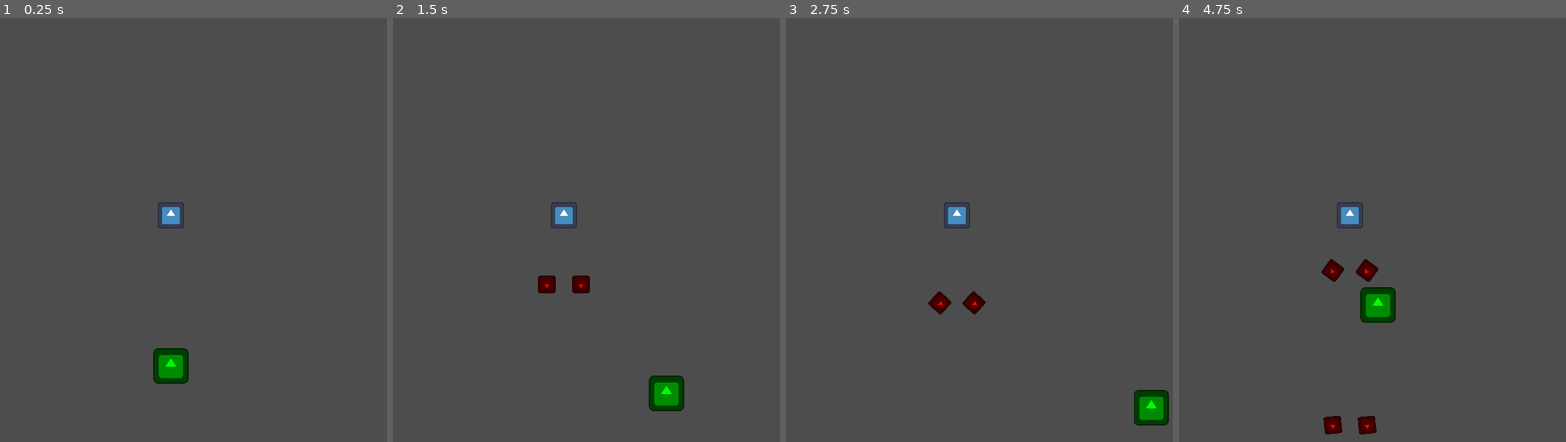
Above: before the commit, frames 1-4 (left to right).
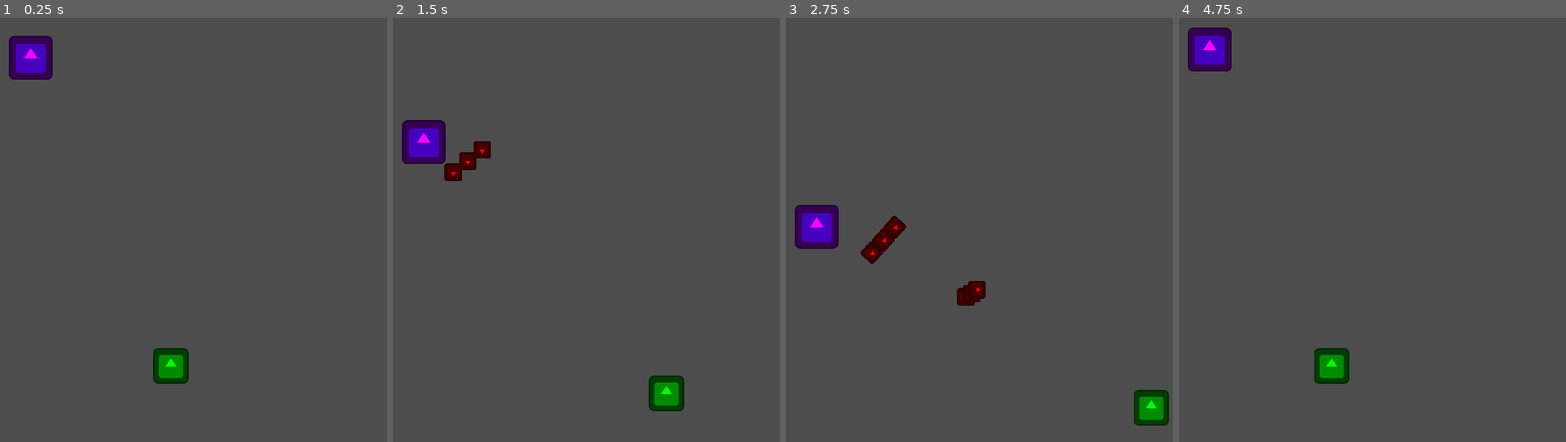
Above: after the commit, the same moments.

Repository: Zeroeth-0/Gatogun
Game: Godot game, scene res://scenes/levels/world.tscn
Two runs of this game, one before a commit and one after it. Both use one fixed random seed, a clock stepped at 60 frames per second and the inputs below. The engine's default icon, where the game draws it, is replaced by a stand-in: a white triangle on a blue panel in a dark square.
Inputs:
- Up to frame 1 (0.25 s): no input
- Up to frame 2 (1.5 s): hold D (RIGHT) 0.53-1.28 s; hold S (DOWN) from 1.28 s (still down)
- Up to frame 3 (2.75 s): release S (DOWN) at 2.03 s; hold D (RIGHT) from 2.03 s (still down)
- Up to frame 4 (4.75 s): release D (RIGHT) at 2.78 s; hold W (UP) 2.78-3.53 s; hold A (LEFT) from 3.53 s (still down)

The runs differ from the first frame. In frame 1, 1.4% of the frame differs, in the area x 2-48%, y 4-50%; in frame 2, 2.3%; in frame 3, 2.5%; in frame 4, 3.6%, in the area x 2-57%, y 2-99%.

Commit message:
Enemy movement

Diff:
--- a/project.godot
+++ b/project.godot
@@ -19,6 +19,7 @@
 
 INPUT="*res://utils/InputManager.gd"
 GETPLAYER="*res://utils/GetPlayer.gd"
+SCROLL="*res://utils/ScrollManager.gd"
 
 [display]
 
@@ -28,6 +29,10 @@
 [dotnet]
 
 project/assembly_name="Gatodius"
+
+[editor]
+
+movie_writer/movie_file="C:/Users/Amós/Desktop/GameDev/Proyectos/Movies/Gatodius_mov.avi"
 
 [input]
 
--- /dev/null
+++ b/scenes/enemies/enemy.tscn
@@ -0,0 +1,27 @@
+[gd_scene load_steps=5 format=3 uid="uid://45jy2ekapnll"]
+
+[ext_resource type="Texture2D" uid="uid://cuojt0mdh67vh" path="res://icon.svg" id="1_ff2ik"]
+[ext_resource type="Script" path="res://source/enemies/enemy.gd" id="1_nfbc7"]
+[ext_resource type="PackedScene" uid="uid://cwod13co6stfe" path="res://scenes/weapons/emitter.tscn" id="3_3fkqk"]
+
+[sub_resource type="RectangleShape2D" id="RectangleShape2D_jtchi"]
+
+[node name="Enemy" type="CharacterBody2D"]
+script = ExtResource("1_nfbc7")
+
+[node name="Sprite2D" type="Sprite2D" parent="."]
+modulate = Color(1, 0, 1, 1)
+scale = Vector2(0.5, 0.5)
+texture = ExtResource("1_ff2ik")
+
+[node name="CollisionShape2D" type="CollisionShape2D" parent="."]
+shape = SubResource("RectangleShape2D_jtchi")
+disabled = true
+debug_color = Color(1, 0, 0, 0.419608)
+
+[node name="Emitter" parent="." instance=ExtResource("3_3fkqk")]
+type = 1
+dirDuration = 0.1
+aimAtPlayer = true
+parallel = true
+arms = 3
--- a/scenes/levels/world.tscn
+++ b/scenes/levels/world.tscn
@@ -1,16 +1,12 @@
-[gd_scene load_steps=4 format=3 uid="uid://bu4plpf86f1x1"]
+[gd_scene load_steps=3 format=3 uid="uid://bu4plpf86f1x1"]
 
-[ext_resource type="PackedScene" uid="uid://dha3ds2h57s2b" path="res://scenes/bullets/bullet.tscn" id="1_xpsw6"]
-[ext_resource type="PackedScene" uid="uid://cwod13co6stfe" path="res://scenes/weapons/emitter.tscn" id="3_8gymy"]
+[ext_resource type="PackedScene" uid="uid://45jy2ekapnll" path="res://scenes/enemies/enemy.tscn" id="4_kt6bt"]
 [ext_resource type="PackedScene" uid="uid://dnm46gsra70ug" path="res://scenes/player/cat_player.tscn" id="4_nvx4x"]
 
 [node name="World" type="Node2D"]
 
-[node name="Emitter" parent="." instance=ExtResource("3_8gymy")]
-position = Vector2(317, 317)
-bulletScene = ExtResource("1_xpsw6")
-parallel = true
-arms = 2
-
 [node name="CatPlayer" parent="." groups=["Player"] instance=ExtResource("4_nvx4x")]
 position = Vector2(317, 537)
+
+[node name="Enemy" parent="." instance=ExtResource("4_kt6bt")]
+position = Vector2(112, 62)
--- a/scenes/player/cat_player.tscn
+++ b/scenes/player/cat_player.tscn
@@ -18,6 +18,7 @@
 [node name="CollisionShape2D" type="CollisionShape2D" parent="."]
 scale = Vector2(0.4, 0.4)
 shape = SubResource("RectangleShape2D_klkvo")
+disabled = true
 debug_color = Color(0, 1, 0, 0.419608)
 
 [node name="Hurtbox" type="Area2D" parent="."]
--- a/scenes/weapons/emitter.tscn
+++ b/scenes/weapons/emitter.tscn
@@ -1,11 +1,6 @@
-[gd_scene load_steps=3 format=3 uid="uid://cwod13co6stfe"]
+[gd_scene load_steps=2 format=3 uid="uid://cwod13co6stfe"]
 
 [ext_resource type="Script" path="res://source/weapons/emitter.gd" id="1_5biob"]
-[ext_resource type="Texture2D" uid="uid://cuojt0mdh67vh" path="res://icon.svg" id="1_g2hru"]
 
 [node name="Emitter" type="Marker2D"]
 script = ExtResource("1_5biob")
-
-[node name="Sprite2D" type="Sprite2D" parent="."]
-scale = Vector2(0.3, 0.3)
-texture = ExtResource("1_g2hru")
--- /dev/null
+++ b/source/enemies/enemy.gd
@@ -0,0 +1,163 @@
+extends CharacterBody2D
+
+# Definir los tipos de movimiento
+enum MoveType { STRAIGHT, # Implementado
+				SINUSOIDAL,
+				OSCILLATE,
+				BREATH,
+				BLOCK,
+				CURVE, # Implementado
+				CIRCULAR, # Implementado
+				TOWARDS_PLAYER, # Implementado
+				LEAVE, # Implementado
+				LEAVE_SIDE, # Implementado
+				STILL # Implementado
+}
+
+# Parámetros generales
+@export var intensity = 10
+enum Direction { NORTH, WEST, SOUTH, EAST }
+@export var directionEnum: Direction = Direction.SOUTH # Implementado
+var DIRECTION_MAP = {
+	Direction.NORTH: Vector2(0, -1).normalized(),
+	Direction.SOUTH: Vector2(0, 1).normalized(),
+	Direction.WEST: Vector2(-1, 0).normalized(),
+	Direction.EAST: Vector2(1, 0).normalized()
+}
+var direction: Vector2 = Vector2(0, 1)
+enum Handedness { LEFT, RIGHT }
+@export var handedness = Handedness.RIGHT
+@export_range(0, 90, 15) var deviationAngle: int = 45
+
+@export_category("CHILDHOOD")
+@export var childHood : MoveType = MoveType.STRAIGHT
+@export var childDur = 1.0
+@export var childSpeed = 100
+@export var adultInv: bool = false
+
+@export_category("ADULTHOOD")
+@export var adultHood : MoveType = MoveType.STRAIGHT
+@export var adultDur = 1.0
+@export var adultSpeed = 100
+@export var oldInv: bool = false
+
+@export_category("OLD AGE")
+@export var oldAge : MoveType = MoveType.STRAIGHT
+@export var oldSpeed = 100
+
+# Etapa actual
+var currentStage = "childhood"
+var stageTimer = 0.0
+var speed = 200
+var hSide
+var currDir
+
+# Configurar el movimiento inicial
+func _ready():
+	direction = DIRECTION_MAP.get(directionEnum)
+	stageTimer = 0.0
+	hSide = 1 if handedness == Handedness.RIGHT else -1
+	currDir = direction
+
+# Manejo del tiempo y cambios de fase
+func _process(delta):
+	stageTimer += delta
+
+	match currentStage:
+		"childhood":
+			if stageTimer > childDur:
+				currDir = direction
+				if adultInv: hSide *= -1
+				enter_next_stage("adulthood")
+			else:
+				speed = childSpeed
+				apply_movement(childHood, childDur, delta)
+		"adulthood":
+			if stageTimer > adultDur:
+				currDir = direction
+				if oldInv: hSide *= -1
+				enter_next_stage("old_age")
+			else:
+				speed = adultSpeed
+				apply_movement(adultHood, adultDur, delta)
+		"old_age":
+			speed = oldSpeed
+			apply_movement(oldAge, adultDur, delta)
+
+# Selección de comportamiento según el tipo de movimiento
+func apply_movement(moveType, dur, delta):
+	match moveType:
+		MoveType.STRAIGHT: move_straight()
+		MoveType.SINUSOIDAL: move_sinusoidal(delta)
+		MoveType.OSCILLATE: move_oscillate(delta)
+		MoveType.BREATH: move_breath(delta)
+		MoveType.BLOCK: move_block(delta)
+		MoveType.CURVE: move_curve(dur, delta)
+		MoveType.CIRCULAR: move_circular(dur, delta)
+		MoveType.TOWARDS_PLAYER: move_towards_player()
+		MoveType.LEAVE: move_leave()
+		MoveType.LEAVE_SIDE: move_leave_side(delta)
+		MoveType.STILL: move_still()
+
+# Cambiar a la siguiente fase de comportamiento
+func enter_next_stage(nextStage):
+	currentStage = nextStage
+	stageTimer = 0.0
+
+# Behaviors
+
+func move_straight():
+	velocity = direction * speed
+	move_and_slide()
+
+func move_sinusoidal(delta):
+	pass
+	move_and_slide()
+
+func move_oscillate(delta):
+	pass
+	move_and_slide()
+
+func move_breath(delta):
+	pass
+	move_and_slide()
+
+func move_block(delta):
+	pass
+	move_and_slide()
+
+func move_curve(dur, delta):
+	var rotationSpeed = deg_to_rad(deviationAngle) / dur
+	if abs(direction.angle_to(currDir)) < deg_to_rad(deviationAngle):
+		direction = direction.rotated(rotationSpeed * hSide * delta)
+	velocity = direction * speed
+	move_and_slide()
+
+func move_circular(dur, delta):
+	direction = direction.rotated(deg_to_rad(deviationAngle) * hSide * delta)
+	velocity = direction * speed
+	move_and_slide()
+
+func move_towards_player():
+	var playerPos = GETPLAYER.get_player()
+	direction = (playerPos - global_position).normalized()
+	velocity = direction * speed
+	move_and_slide()
+
+func move_leave():
+	velocity = -direction * speed
+	move_and_slide()
+
+func move_leave_side(delta):
+	var newDir = Vector2 (0, 0)
+	match directionEnum:
+		Direction.NORTH: newDir = Vector2(-hSide, 1)
+		Direction.SOUTH: newDir = Vector2(-hSide, -1)
+		Direction.WEST: newDir = Vector2(1, -hSide)
+		Direction.EAST: newDir = Vector2(-1, -hSide)
+	velocity = newDir * speed
+	move_and_slide()
+
+func move_still():
+	velocity = SCROLL.get_scroll()
+	move_and_slide()
--- a/source/weapons/emitter.gd
+++ b/source/weapons/emitter.gd
@@ -3,7 +3,7 @@
 # ------------------------------------------------Bullet--------------------------------------------------
 
 @export_category("BULLET")
-@export var bulletScene: PackedScene
+@export var bulletScene: PackedScene = preload("res://scenes/bullets/bullet.tscn")
 @export_range(-200, 200, 50) var baseSpeed: float = 200.0 # Implementado
 
 @export_group("DIRECTION")
@@ -98,7 +98,7 @@
 	var manuScale: float = rank / 6.0
 	manuScale *= manuScale
 
-	speed = lerp(speed, speed + speed / 2, manuScale)
+	if speedVariation == 1: speed = lerp(speed, speed + speed / 2, manuScale)
 
 	if arms > 1: arms = lerp(arms, arms + arms / 2, manuScale)
 
@@ -214,4 +214,4 @@
 	bullet.set_properties(shoot_dir, shoot_spd)
 	bullet.modify_direction(type, gravIntensity, deviationAngle, dirStartTime, dirDuration)
 	if modifySpeed: bullet.modify_speed(fstNewSpeed, fstStartTime, sndNewSpeed, sndStartTime)
-	get_parent().add_child(bullet)
+	get_tree().current_scene.add_child(bullet)
--- /dev/null
+++ b/utils/ScrollManager.gd
@@ -0,0 +1,26 @@
+extends Node
+
+@export var scroll: int = 50
+enum Direction { NORTH, WEST, SOUTH, EAST }
+@export var directionEnum: Direction = Direction.SOUTH # Implementado
+var DIRECTION_MAP = {
+	Direction.NORTH: Vector2(0, -1).normalized(),
+	Direction.SOUTH: Vector2(0, 1).normalized(),
+	Direction.WEST: Vector2(-1, 0).normalized(),
+	Direction.EAST: Vector2(1, 0).normalized()
+}
+var direction: Vector2 = Vector2(0, 1)
+
+func _process(_delta):
+	direction = DIRECTION_MAP.get(directionEnum)
+
+func get_scroll():
+	return direction * scroll
+
+func set_scroll(newScroll, newDir):
+	scroll = newScroll
+	match newDir:
+		"NORTH": directionEnum = Direction.NORTH
+		"SOUTH": directionEnum = Direction.SOUTH
+		"WEST": directionEnum = Direction.WEST
+		"EAST": directionEnum = Direction.EAST
Not shown, added: scenes/levels/wor391C.tmp
